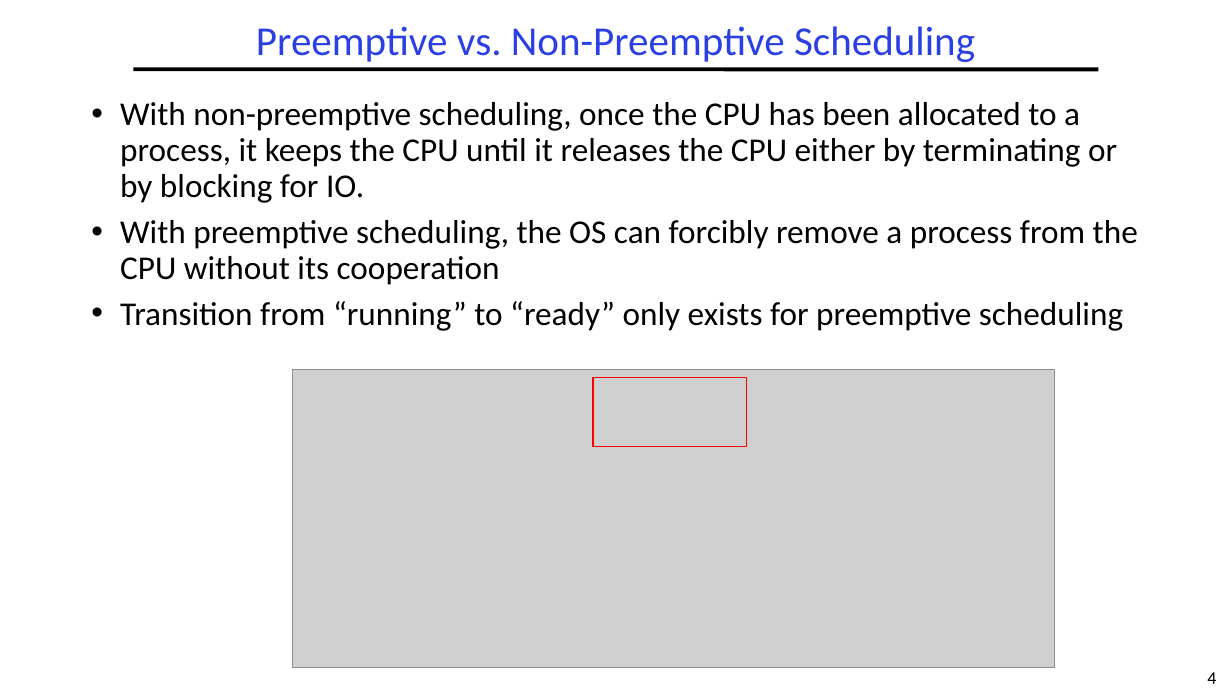
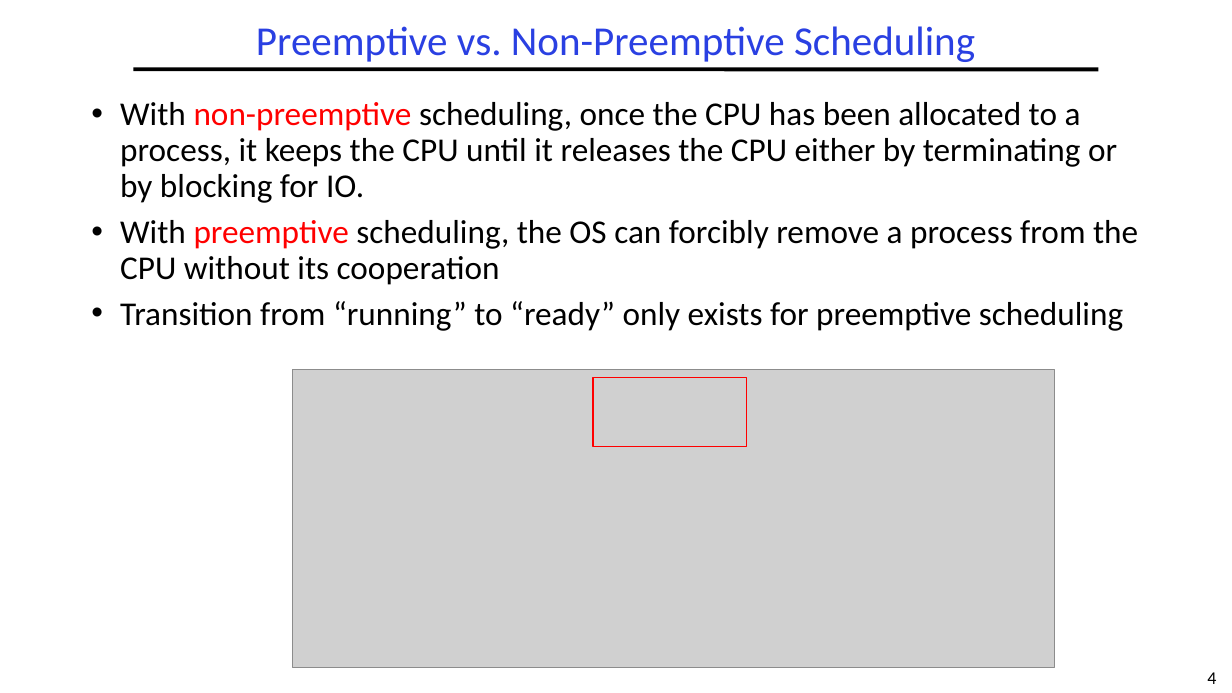
Before and after one commit to guhofstra/CSC112Fa26, a slide deck: slide 4 of PPTs/L5-Scheduling.pptx. Drawn at 1232x693 pixels with LibreOffice and Linux fonts; fonts in the diff are those of the drawing; grey boxes stand for pictures. Boxes give left, top, right and bottom in pixels: in the first picture for what was removed or moved away, otherwise in the second. Text is boxed around its words. In the diff, an @@ line names an element or a change of style, - is before the commit and + after.

```diff
--- a/PPTs/L5-Scheduling.pptx
+++ b/PPTs/L5-Scheduling.pptx
@@ text at <box>120,102,1138,285</box>: text colour #000000 to #FF0000 in "non-preemptive", "preemptive" @@
```
Also in this commit, not shown: 8 other slides changed, 1 slide added, 2 other files.
